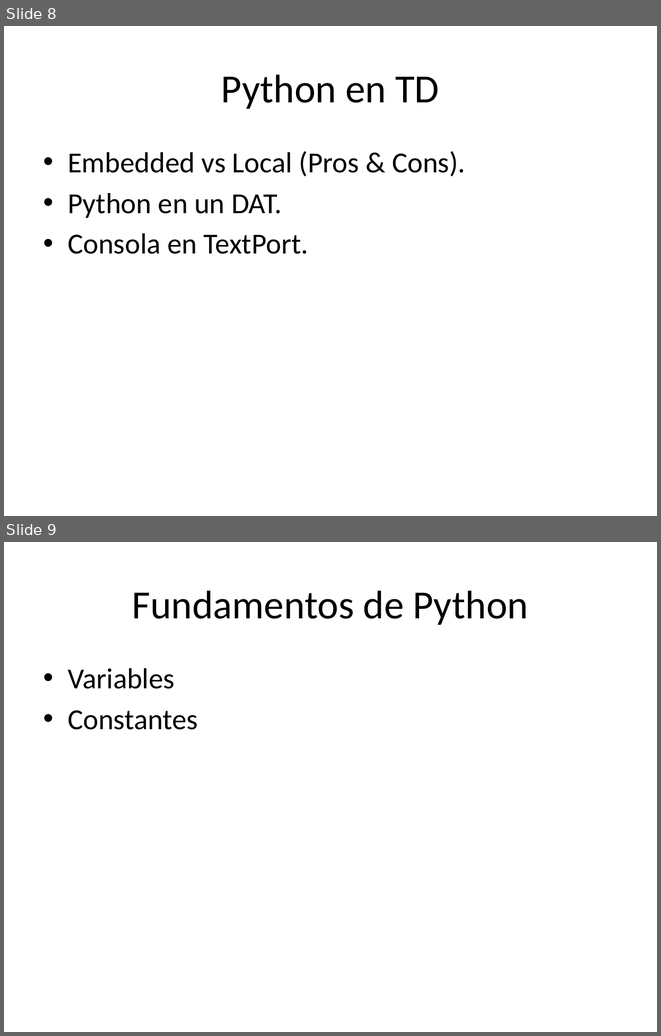
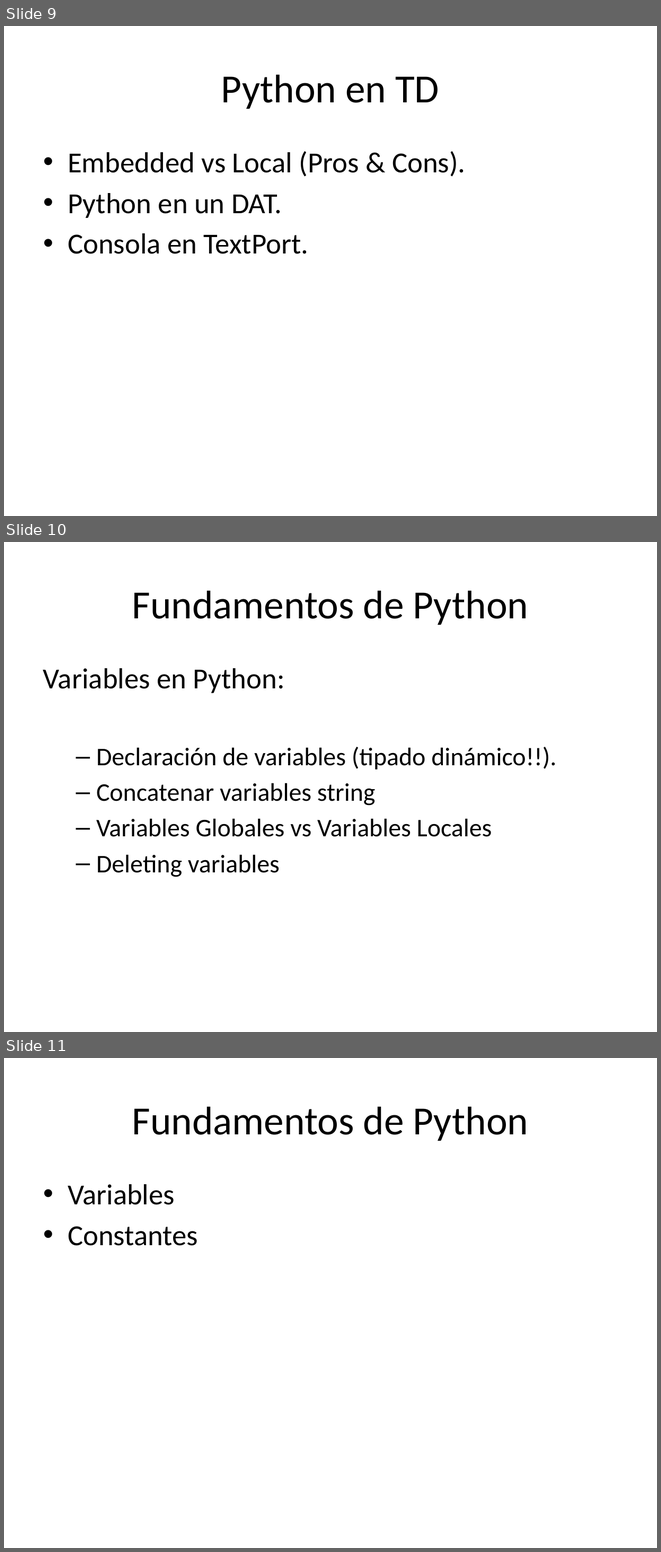
Before and after one commit to Kike-Ramirez/intro-py-td, a slide deck: docs/Python for TD Workshop - ROTOR.pptx. Shown one above the other, each under a label of ours: slides 8 and 9 before the commit, slides 9, 10 and 11 after it. The pictures are 661x1036 and 661x1552 pixels, drawn with LibreOffice and Linux fonts; fonts in the diff are those of the drawing. Boxes give left, top, right and bottom in pixels: in the first picture for what was removed or moved away, otherwise in the second. Text is boxed around its words. In the diff, an @@ line names an element or a change of style, - is before the commit and + after.

```diff
--- a/docs/Python for TD Workshop - ROTOR.pptx
+++ b/docs/Python for TD Workshop - ROTOR.pptx
@@ slide 10 added at <box>4,542,657,1032</box>, background #FFFFFF @@
@@ title added at <box>132,590,529,625</box>, 44 pt, text #000000 @@
+Fundamentos de Python
@@ text added at <box>43,668,556,877</box>, 28 pt, text #000000 @@
+Variables en Python:
+  – Declaración de variables (tipado dinámico!!).
+  – Concatenar variables string
+  – Variables Globales vs Variables Locales
+  – Deleting variables
@@ what was slide 8 is now slide 9 @@
@@ what was slide 9 is now slide 11 @@
```
Also in this commit, not shown: 2 slides changed, 1 other slide added, 9 other files.
